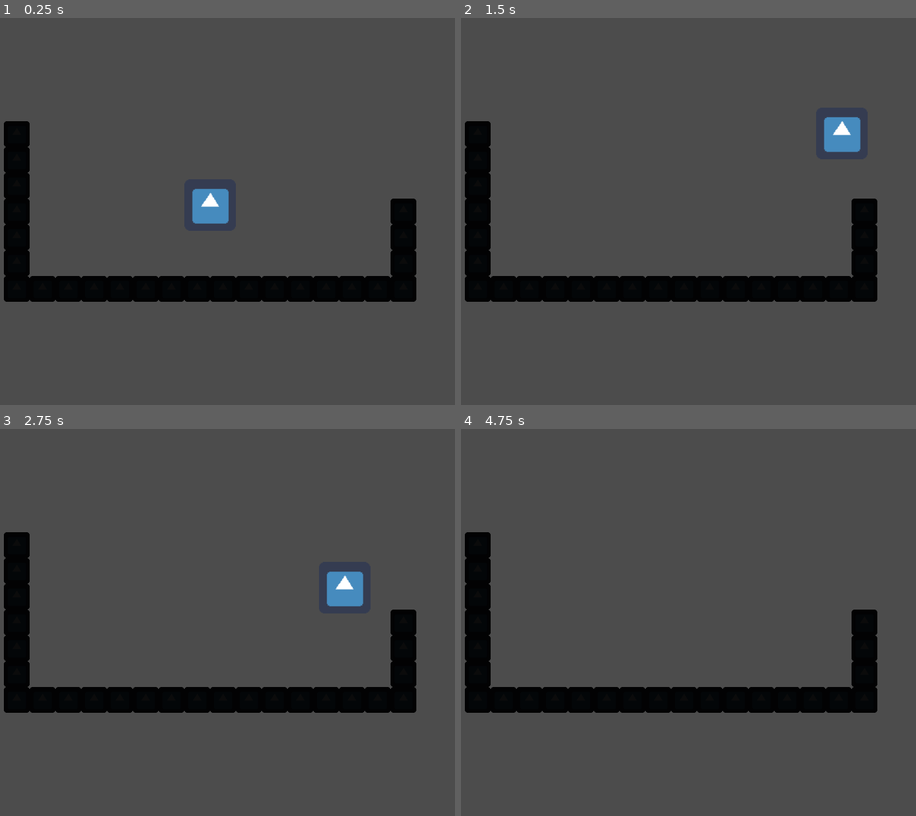
Above: before the commit, frames 1-4 (two rows, left to right).
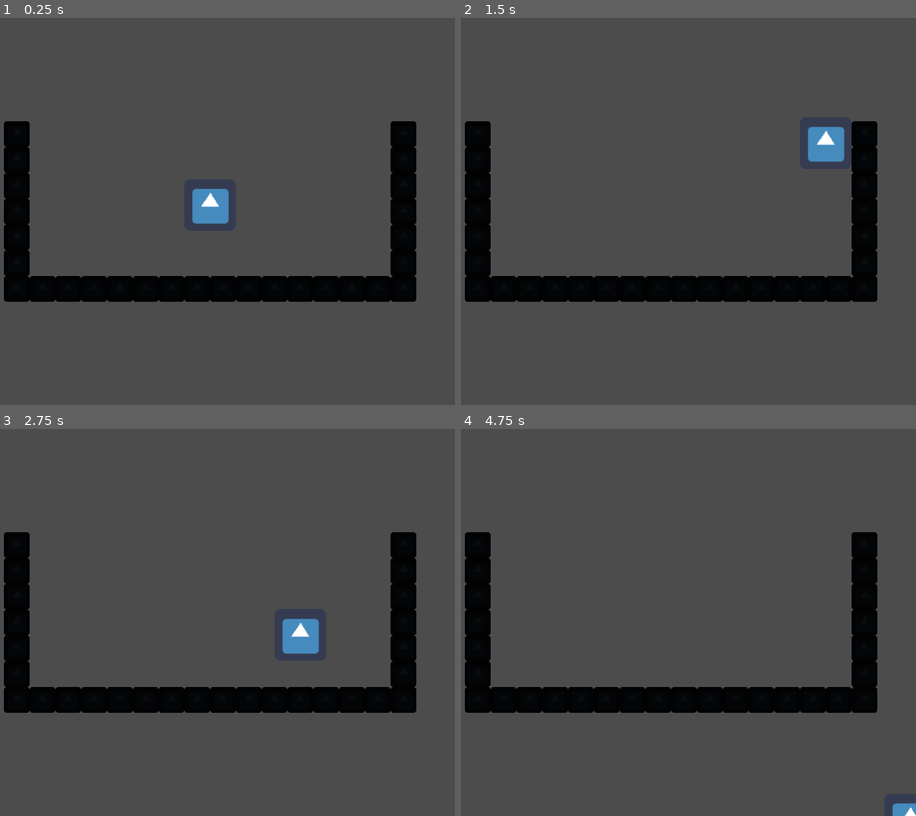
Above: after the commit, the same moments.

Repository: DayvanRider/HALT-Game-Jam-2018-August
Game: Godot game, scene res://level.tscn
The game is run twice, just before and just after one commit, with the same random seed, the same clock (stepped at 60 frames per second) and the same inputs. The engine's default icon, where the game draws it, is replaced by a stand-in: a white triangle on a blue panel in a dark square.
Inputs:
- Up to frame 1 (0.25 s): no input
- Up to frame 2 (1.5 s): hold Right (ui_right) from 0.53 s (still down); tap Up (ui_up) at 0.6, 0.77, 1.07, 1.35 s
- Up to frame 3 (2.75 s): tap Up (ui_up) at 1.52, 1.82, 2.1 s; release Right (ui_right) at 2.03 s; hold Left (ui_left) from 2.03 s (still down)
- Up to frame 4 (4.75 s): release Left (ui_left) at 2.78 s; hold Right (ui_right) 2.78-4.28 s; tap Up (ui_up) at 2.85, 3.02, 3.32, 3.6, 3.77, 4.07, 4.35, 4.52 s; tap Enter at 4.25 s; hold Left (ui_left) from 4.28 s (still down)

The runs differ from the first frame. In frame 1, 1.1% of the frame differs, in the area x 85-92%, y 26-47%; in frame 2, 2.0%; in frame 3, 2.6%, in the area x 62-92%, y 26-59%; in frame 4, 1.3%.

Commit message:
Add stable walljump
still not completely modular

Diff:
--- a/JSUS/KinematicBody2D.gd
+++ b/JSUS/KinematicBody2D.gd
@@ -4,8 +4,10 @@
 const UP = Vector2(0,-1)
 const JUMP = -500
 export(int) var GRAVITY = 20
+const WALLJUMPPAR = 1.25
 
 var motion = Vector2(0,0)
+var lastKey
 
 
 
@@ -21,8 +23,12 @@
 	#left and right movement
 	if Input.is_action_pressed("ui_right"):
 		motion.x = SPEED
+		#keep track of last keystroke
+		lastKey = 1
 	elif Input.is_action_pressed("ui_left"):
 		motion.x = -SPEED
+		#keep track of last keystroke
+		lastKey = 2
 	elif is_on_floor():
 		motion.x = 0
 
@@ -34,13 +40,20 @@
 	#if character is on wall
 	if is_on_wall() && !is_on_floor():
 		#slow down gravity
+		#TODO make modular
 		if motion.y >0:
-			motion.y -= (GRAVITY/4) *2
+			motion.y -= (GRAVITY/4) * 3
 		#make walljump by pressing up
 		if Input.is_action_just_pressed("ui_up"):
-			motion.y = 1.5*JUMP
-			motion.x = SPEED
+			#determine wall by last keystroke
+			if lastKey == 1:
+				motion.y = WALLJUMPPAR*JUMP
+				motion.x = -SPEED
+			if lastKey == 2:
+				motion.y = WALLJUMPPAR*JUMP
+				motion.x = SPEED
 
+	#only update motion if character is on the ground
 	var motiontmp = move_and_slide(motion,UP)
 	if is_on_floor():
 		motion = motiontmp
--- a/JSUS/level.tscn
+++ b/JSUS/level.tscn
@@ -475,7 +475,31 @@
 
 shape = SubResource( 1 )
 
-[node name="StaticBody2D10" type="StaticBody2D" parent="Node2D" index="19"]
+[node name="StaticBody2D28" type="StaticBody2D" parent="Node2D" index="19"]
+
+position = Vector2( 896, -256 )
+input_pickable = false
+collision_layer = 1
+collision_mask = 1
+constant_linear_velocity = Vector2( 0, 0 )
+constant_angular_velocity = 0.0
+friction = 1.0
+bounce = 0.0
+__meta__ = {
+"_edit_group_": true
+}
+
+[node name="Sprite18" type="Sprite" parent="Node2D/StaticBody2D28" index="0"]
+
+modulate = Color( 0.046875, 0.0465088, 0.0465088, 1 )
+texture = ExtResource( 2 )
+_sections_unfolded = [ "Visibility" ]
+
+[node name="CollisionShape2D18" type="CollisionShape2D" parent="Node2D/StaticBody2D28" index="1"]
+
+shape = SubResource( 1 )
+
+[node name="StaticBody2D10" type="StaticBody2D" parent="Node2D" index="20"]
 
 position = Vector2( -64, -128 )
 input_pickable = false
@@ -499,7 +523,7 @@
 
 shape = SubResource( 1 )
 
-[node name="StaticBody2D23" type="StaticBody2D" parent="Node2D" index="20"]
+[node name="StaticBody2D23" type="StaticBody2D" parent="Node2D" index="21"]
 
 position = Vector2( -64, -320 )
 input_pickable = false
@@ -523,7 +547,7 @@
 
 shape = SubResource( 1 )
 
-[node name="StaticBody2D17" type="StaticBody2D" parent="Node2D" index="21"]
+[node name="StaticBody2D17" type="StaticBody2D" parent="Node2D" index="22"]
 
 position = Vector2( 896, -128 )
 input_pickable = false
@@ -547,7 +571,31 @@
 
 shape = SubResource( 1 )
 
-[node name="StaticBody2D11" type="StaticBody2D" parent="Node2D" index="22"]
+[node name="StaticBody2D26" type="StaticBody2D" parent="Node2D" index="23"]
+
+position = Vector2( 896, -320 )
+input_pickable = false
+collision_layer = 1
+collision_mask = 1
+constant_linear_velocity = Vector2( 0, 0 )
+constant_angular_velocity = 0.0
+friction = 1.0
+bounce = 0.0
+__meta__ = {
+"_edit_group_": true
+}
+
+[node name="Sprite20" type="Sprite" parent="Node2D/StaticBody2D26" index="0"]
+
+modulate = Color( 0.046875, 0.0465088, 0.0465088, 1 )
+texture = ExtResource( 2 )
+_sections_unfolded = [ "Visibility" ]
+
+[node name="CollisionShape2D20" type="CollisionShape2D" parent="Node2D/StaticBody2D26" index="1"]
+
+shape = SubResource( 1 )
+
+[node name="StaticBody2D11" type="StaticBody2D" parent="Node2D" index="24"]
 
 position = Vector2( -64, -192 )
 input_pickable = false
@@ -571,7 +619,7 @@
 
 shape = SubResource( 1 )
 
-[node name="StaticBody2D25" type="StaticBody2D" parent="Node2D" index="23"]
+[node name="StaticBody2D25" type="StaticBody2D" parent="Node2D" index="25"]
 
 position = Vector2( -64, -384 )
 input_pickable = false
@@ -595,7 +643,7 @@
 
 shape = SubResource( 1 )
 
-[node name="StaticBody2D22" type="StaticBody2D" parent="Node2D" index="24"]
+[node name="StaticBody2D22" type="StaticBody2D" parent="Node2D" index="26"]
 
 position = Vector2( 896, -192 )
 input_pickable = false
@@ -619,6 +667,30 @@
 
 shape = SubResource( 1 )
 
+[node name="StaticBody2D27" type="StaticBody2D" parent="Node2D" index="27"]
+
+position = Vector2( 896, -384 )
+input_pickable = false
+collision_layer = 1
+collision_mask = 1
+constant_linear_velocity = Vector2( 0, 0 )
+constant_angular_velocity = 0.0
+friction = 1.0
+bounce = 0.0
+__meta__ = {
+"_edit_group_": true
+}
+
+[node name="Sprite" type="Sprite" parent="Node2D/StaticBody2D27" index="0"]
+
+modulate = Color( 0.046875, 0.0465088, 0.0465088, 1 )
+texture = ExtResource( 2 )
+_sections_unfolded = [ "Visibility" ]
+
+[node name="CollisionShape2D" type="CollisionShape2D" parent="Node2D/StaticBody2D27" index="1"]
+
+shape = SubResource( 1 )
+
 [node name="KinematicBody2D" parent="." index="1" instance=ExtResource( 3 )]
 
 position = Vector2( 128, -32 )
